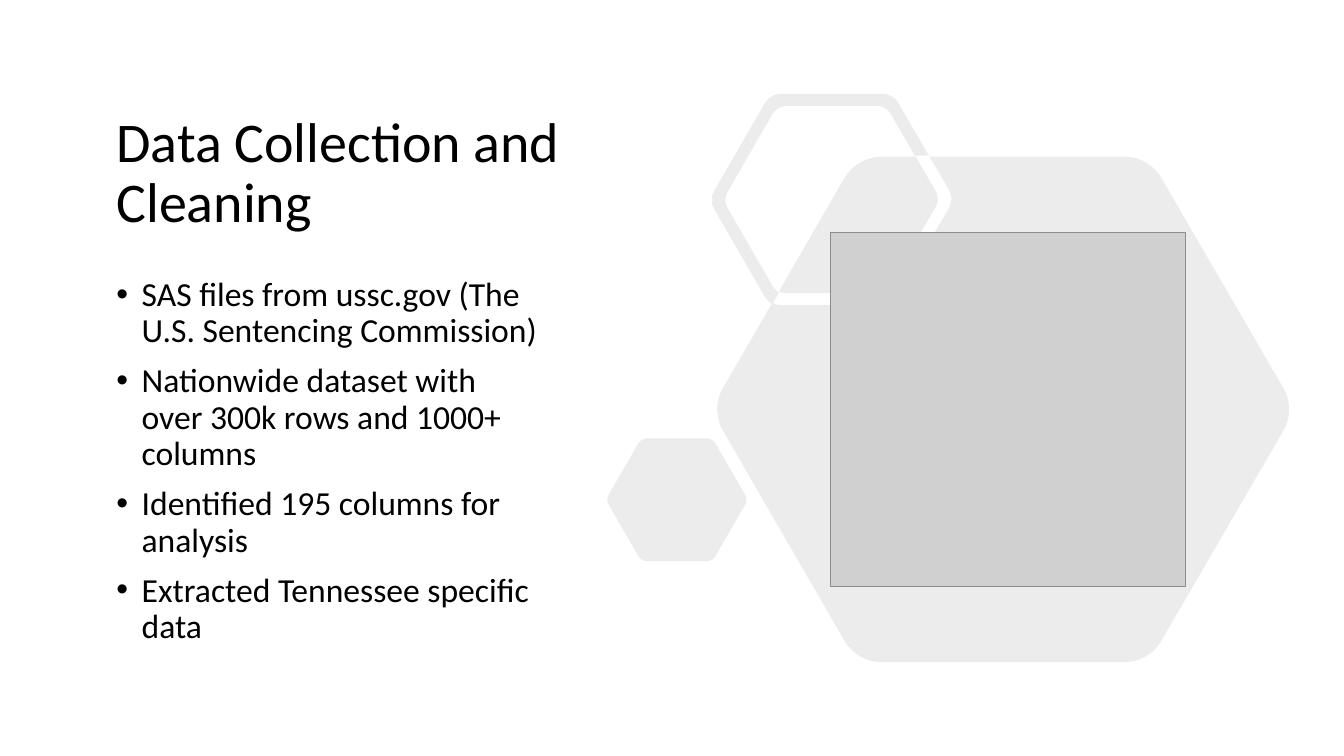
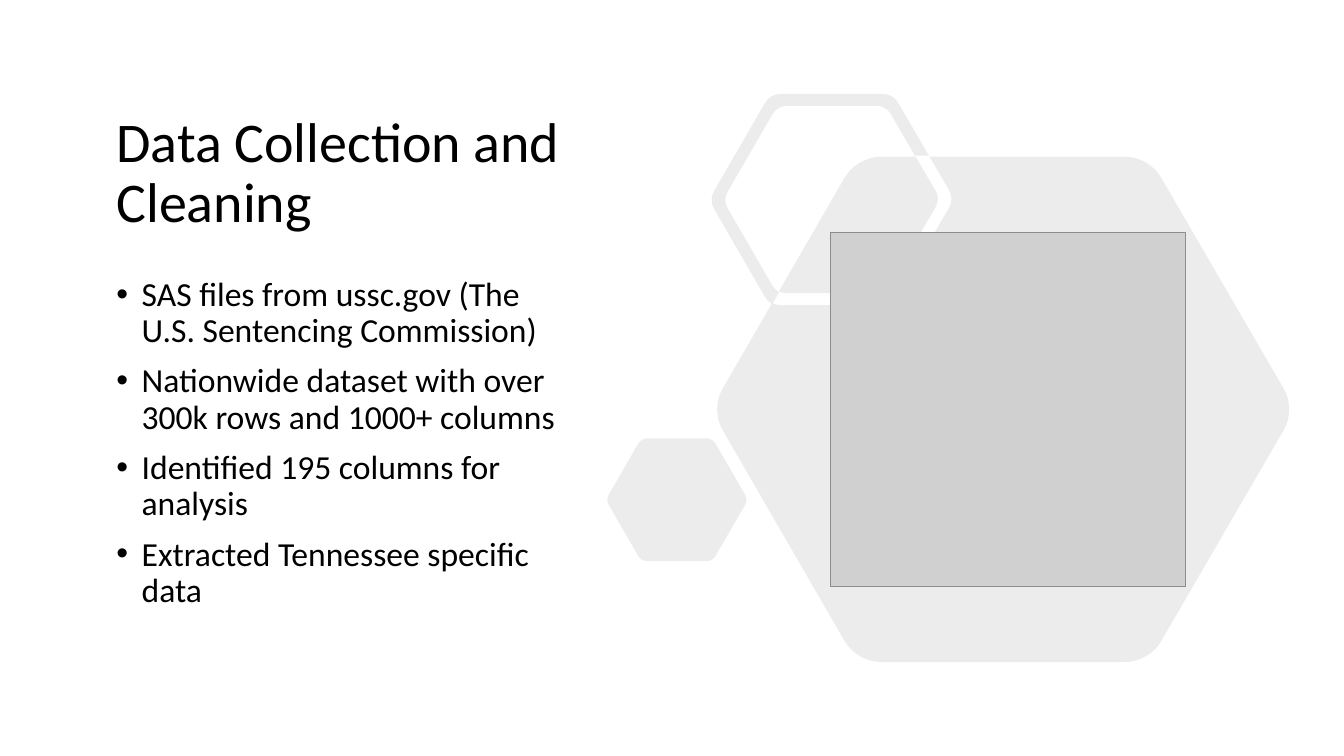
Before and after one commit to jenwhitson/sentencing_project, a slide deck: slide 3 of Presentation.pptx. Drawn at 1344x756 pixels with LibreOffice and Linux fonts; fonts in the diff are those of the drawing; grey boxes stand for pictures. Boxes give left, top, right and bottom in pixels: in the first picture for what was removed or moved away, otherwise in the second. Text is boxed around its words. In the diff, an @@ line names an element or a change of style, - is before the commit and + after.

```diff
--- a/Presentation.pptx
+++ b/Presentation.pptx
@@ text "SAS files from ussc.gov (The ..." rewrapped from box(142, 281, 536, 639) to box(142, 281, 555, 603) @@
```
Also in this commit, not shown: 11 other slides changed, 6 slides removed.
